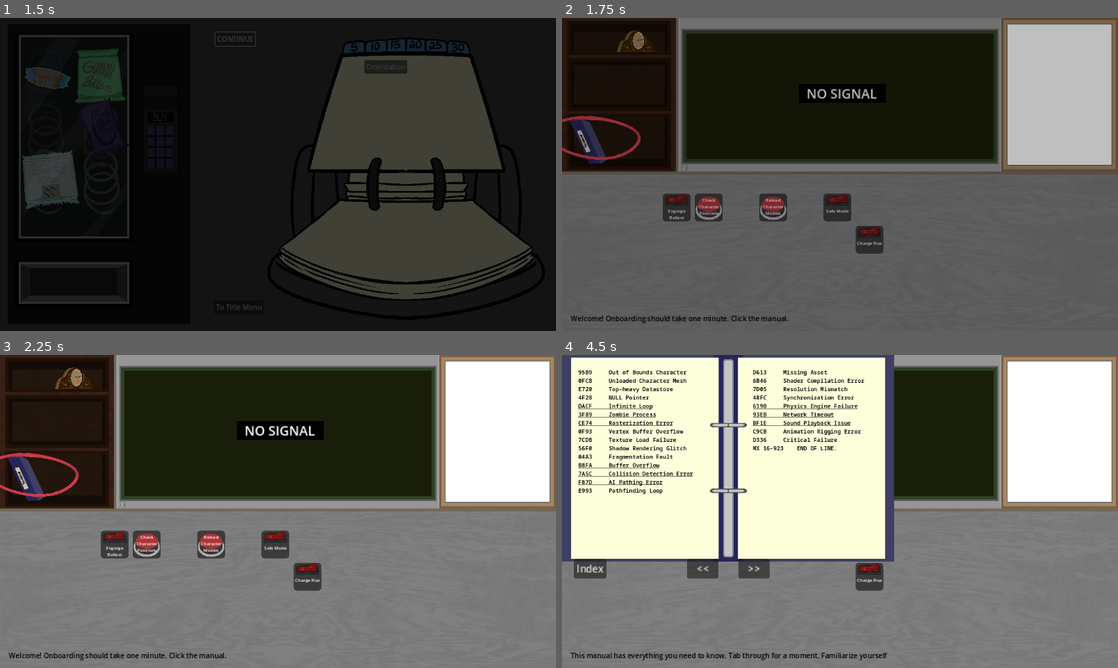
Above: before the commit, frames 1-4 (two rows, left to right).
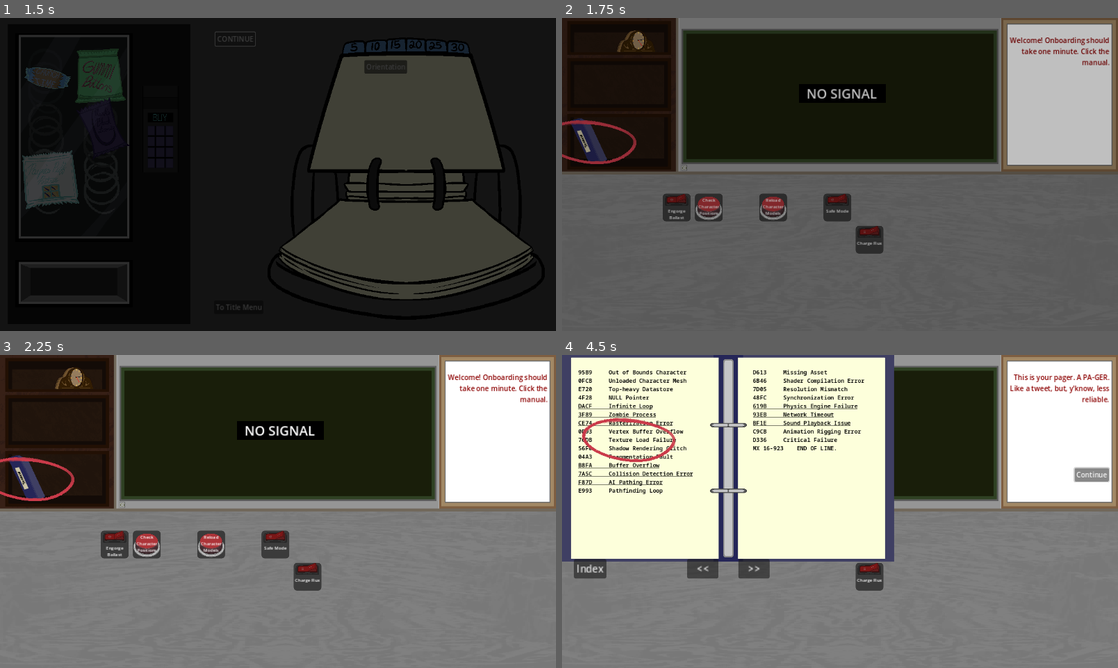
Above: after the commit, the same moments.

Repository: Carth501/team-ferret
Game: Godot game, scene res://scenes/main_menu.tscn
The game is run twice, just before and just after one commit, with the same random seed, the same clock (stepped at 60 frames per second) and the same inputs. Sound files missing from this copy of the repository are replaced by a short silence.
Inputs (mouse positions are in pixels of both pictures, inside the frame that each line leads up to):
- Up to frame 1 (1.5 s): click "NEW GAME" at 0.5 s; click "CONTINUE" at 1.25 s
- Up to frame 2 (1.75 s): no input
- Up to frame 3 (2.25 s): click (144, 545) at 2.02 s
- Up to frame 4 (4.5 s): click (589, 477) at 2.75 s; click (1090, 473) at 3.5 s, where only the run after the commit has a clickable "Continue"; click (1090, 473) at 4.25 s, where only the run after the commit has a clickable "Continue"

Frame 1 is identical in both runs. In frame 2, 1.3% of the frame differs, in the area x 0-99%, y 6-98%; in frame 3, 1.4%; in frame 4, 1.7%, in the area x 1-99%, y 6-98%.

Commit message:
fix tutorial completion, move text, rework flow

Diff:
--- a/data/control_list.json
+++ b/data/control_list.json
@@ -99,7 +99,7 @@
 		"label": "Nerf Best Mechanic",
 		"id": "C_NERF_MECH",
 		"type": "switch",
-		"offset": [2,2]
+		"offset": [3,2]
 	},
 	{
 		"label": "Fight for the users",
--- a/data/error_list.json
+++ b/data/error_list.json
@@ -18,7 +18,7 @@
 	  "pattern": [
 		{
 		  "id": "C_RELOAD_CHAR_MODELS"
-		}
+		},
 	  ],
 	  "hex": "0FCB"
 	},
@@ -52,6 +52,10 @@
 	  "pattern": [
 		{
 		  "id": "C_ENGORGE_BALLAST"
+		},
+		{
+		  "id": "C_NERF_MECH",
+		  "value": false
 		}
 	  ],
 	  "hex": "DACF"
@@ -61,11 +65,23 @@
 	  "id": "E_ZOMBIE_PROC",
 	  "pattern": [
 		{
+		  "id": "C_MUSIC",
+		  "value": true
+		},
+		{
+		  "id": "C_CHARGE_FLUX",
+		  "value": true
+		},
+		{
+		  "id": "C_CHARGE_FLUX",
+		  "value": false
+		},
+		{
+		  "id": "C_CHARGE_FLUX",
+		  "value": true
+		},
+		{
 		  "id": "C_LOC_HACKER"
-		},
-		{
-		  "id": "C_MUSIC",
-		  "value": true
 		}
 	  ],
 	  "hex": "3F89"
@@ -251,6 +267,13 @@
 		{
 		  "id": "C_SEED_GOT",
 		  "value": false
+		},
+		{
+		  "id": "C_GEN_ASCII"
+		},
+		{
+		  "id": "C_SEED_GOT",
+		  "value": true
 		}
 	  ],
 	  "hex": "93EB"
@@ -287,59 +310,56 @@
 	  "id": "E_CRIT_FAIL",
 	  "pattern": [
 		{
+		  "id": "C_SFX",
+		  "value": false
+		},
+		{
 		  "id": "C_SAFE_MODE",
 		  "value": true
 		},
 		{
-		  "id": "C_ENGORGE_BALLAST"
+		  "id": "C_MUSIC",
+		  "value": false
+		},
+		{
+		  "id": "C_RELOAD_CHAR_MODELS"
+		},
+		{
+		  "id": "C_DOWNLOAD_RAM"
+		},
+		{
+		  "id": "C_LIFEGUARD",
+		  "value": true
+		},
+		{
+		  "id": "C_DANCING",
+		  "value": false
+		},
+		{
+		  "id": "C_GEN_ASCII"
+		},
+		{
+		  "id": "C_SEED_GOT",
+		  "value": false
 		},
 		{
 		  "id": "C_CHECK_CHAR_POS"
 		},
 		{
+		  "id": "C_BAN_TROLLS"
+		},
+		{
+		  "id": "C_CHARGE_FLUX",
+		  "value": true
+		},
+		{
 		  "id": "C_RELOAD_MODELS"
 		},
 		{
-		  "id": "C_RELOAD_CHAR_MODELS"
-		},
-		{
-		  "id": "C_DOWNLOAD_RAM"
-		},
-		{
-		  "id": "C_LIFEGUARD",
-		  "value": true
-		},
-		{
-		  "id": "C_MUSIC",
-		  "value": false
-		},
-		{
-		  "id": "C_SFX",
-		  "value": false
-		},
-		{
-		  "id": "C_DANCING",
-		  "value": false
-		},
-		{
-		  "id": "C_GEN_ASCII"
-		},
-		{
-		  "id": "C_TORRENT_GOT"
-		},
-		{
-		  "id": "C_SEED_GOT",
-		  "value": false
-		},
-		{
-		  "id": "C_CHARGE_FLUX",
-		  "value": true
-		},
-		{
-		  "id": "C_BAN_TROLLS"
-		},
-		{
 		  "id": "C_LOC_HACKER"
+		},
+		{
+		  "id": "C_ENGORGE_BALLAST"
 		},
 		{
 		  "id": "C_NERF_MECH",
--- a/data/level_list.json
+++ b/data/level_list.json
@@ -11,7 +11,7 @@
 		"starting_cpc": 0,
 		"goal_cpc": 0,
 		"shift_duration": 45,
-		"error_freq": 0.1,
+		"error_freq": 0.05,
 		"errors": {
 		  "scheduled": [
 			{
@@ -45,9 +45,9 @@
 	  },
 	  "gameplay": {
 		"starting_cpc": 10,
-		"goal_cpc": 750,
-		"shift_duration": 45,
-		"error_freq": 0.1,
+		"goal_cpc": 500,
+		"shift_duration": 60,
+		"error_freq": 0.07,
 		"errors": {
 		  "scheduled": [
 			{
--- a/scenes/cubicle.tscn
+++ b/scenes/cubicle.tscn
@@ -744,6 +744,7 @@
 display = NodePath("../Cubicle/Background/GameScreen/Console/CpcMonitor")
 
 [node name="manual" parent="." instance=ExtResource("5_neuwc")]
+top_level = true
 offset_left = 18.0
 offset_top = 230.0
 offset_right = -1177.0
@@ -862,6 +863,7 @@
 [connection signal="new_active_error" from="ErrorFactory" to="pager" method="add_error"]
 [connection signal="update_active_error_count" from="ErrorFactory" to="CpcCalculator" method="update_error_count"]
 [connection signal="below_threshold" from="CpcCalculator" to="." method="failure"]
+[connection signal="reached_goal" from="CpcCalculator" to="." method="met_target_cpc"]
 [connection signal="update_cpc" from="CpcCalculator" to="ErrorFactory" method="set_cpc"]
 [connection signal="pressed" from="pause curtain/open_options" to="." method="on_options_pressed"]
 [connection signal="pressed" from="pause curtain/end shift" to="." method="end_level"]
--- a/scenes/tutorial.tscn
+++ b/scenes/tutorial.tscn
@@ -1,16 +1,14 @@
-
 [gd_scene load_steps=3 format=3 uid="uid://uphr5mmbg4ts"]
 
 [ext_resource type="Texture2D" uid="uid://ddsfh72ec28ml" path="res://assets/images/options/Shareholders Options SelectionPen.png" id="1_ibygx"]
-
 [ext_resource type="Script" path="res://scripts/tutorial.gd" id="1_mjtn5"]
 
 [node name="Tutorial" type="Control" node_paths=PackedStringArray("circle")]
 layout_mode = 3
-anchors_preset = 2
-anchor_top = 1.0
-anchor_bottom = 1.0
-grow_vertical = 0
+anchors_preset = 1
+anchor_left = 1.0
+anchor_right = 1.0
+grow_horizontal = 0
 mouse_filter = 1
 script = ExtResource("1_mjtn5")
 circle = NodePath("Circle")
--- a/scripts/cubicle.gd
+++ b/scripts/cubicle.gd
@@ -235,12 +235,10 @@
 			timer.paused = false
 
 func end_level():
-	var save_handler = get_node("/root/save_handler_single")
-	save_handler.shift_to_game_menu()
+	save_handler_single.shift_to_game_menu()
 
 func complete_level():
-	var save_handler = get_node("/root/save_handler_single")
-	save_handler.level_complete(current_level.metadata.id)
+	save_handler_single.level_complete(current_level.metadata.id)
 
 func create_danger_timer(duration: float):
 	var danger_timer = Timer.new()
@@ -280,12 +278,10 @@
 	options_menu.exit_options_menu.connect(on_exit_options_menu)
 
 func on_options_pressed():
-	#pause_curtain.visible = false
 	options_menu.set_process(true)
 	options_menu.visible = true
 
 func on_exit_options_menu() -> void:
-	#pause_curtain.visible = true
 	options_menu.visible = false
 
 func tutorial_init():
--- a/scripts/pager.gd
+++ b/scripts/pager.gd
@@ -15,7 +15,8 @@
 
 func add_error(new_error):
 	error_hexes.append(new_error.hex)
-	set_display(error_hexes.size() - 1)
+	if(error_hexes.size() == 1):
+		set_display(error_hexes.size() - 1)
 
 func set_display(value: int):
 	if(check_display_conditions(value)):
--- a/scripts/settings.gd
+++ b/scripts/settings.gd
@@ -26,7 +26,7 @@
 		master_volume.value = config.get_value(sound, "master_volume")
 		music_volume.value = config.get_value(sound, "music_volume")
 		effects_volume.value = config.get_value(sound, "effects_volume")
-		fullscreen = config.get_value(graphic,"fullscreen")
+		fullscreen = config.get_value(graphic, "fullscreen")
 		apply_volumes()
 		apply_graphics()
 
--- a/scripts/tutorial.gd
+++ b/scripts/tutorial.gd
@@ -3,20 +3,29 @@
 var cubicle_instance: cubicle
 @onready var textbox: Label = Label.new()
 @export var circle: TextureRect
+@onready var continue_button: Button = Button.new()
 
 func set_cubicle(cubicle_ref: cubicle):
 	set_up_textbox()
+	set_up_continue_button()
 	cubicle_instance = cubicle_ref
 	hide_stuff()
 	step1()
 
+func set_up_continue_button():
+	continue_button.text = "Continue"
+	add_child(continue_button)
+	continue_button.position = Vector2(-100, 260)
+
 func set_up_textbox():
 	textbox.mouse_filter = 1
-	textbox.size = Vector2(200, 40)
+	textbox.size = Vector2(240, 400)
 	add_child(textbox)
 	textbox.label_settings = LabelSettings.new()
-	textbox.label_settings.font_color = Color.BLACK
-	textbox.position = Vector2(20, -40)
+	textbox.label_settings.font_color = Color.DARK_RED
+	textbox.position = Vector2(20, 40)
+	textbox.layout_direction = Control.LAYOUT_DIRECTION_RTL
+	textbox.autowrap_mode = TextServer.AUTOWRAP_WORD
 
 func hide_stuff():
 	cubicle_instance.stop_timers()
@@ -27,61 +36,67 @@
 
 func step1():
 	textbox.text = "Welcome! Onboarding should take one minute. Click the manual."
-	circle.position = Vector2(-40, -500)
+	circle.position = Vector2(-1330, 230)
+	continue_button.visible = false
 	cubicle_instance.manual_instance.manual_open.connect(step2)
 
 func step2():
 	cubicle_instance.manual_instance.manual_open.disconnect(step2)
-	textbox.text = "This manual has everything you need to know. Tab through for a moment. Familiarize yourself"
+	textbox.text = "This manual has everything you need to know. Tab through for a moment. Familiarize yourself. Move it around."
 	circle.visible = false
-	var timer = tutorial_timer(10)
-	timer.timeout.connect(step3)
+	continue_button.visible = true
+	continue_button.pressed.connect(step3)
 
 func step3():
 	textbox.text = "Moving on. Each error will need to be resolved ASAP. Don't slouch. If players see errors, they will stop playing."
-	var timer = tutorial_timer(10)
-	timer.timeout.connect(step4)
+	continue_button.pressed.disconnect(step3)
+	continue_button.pressed.connect(step4)
 
 func step4():
 	textbox.text = "This is your pager. A PA-GER. Like a tweet, but, y'know, less reliable."
 	cubicle_instance.pager_ref.visible = true
-	circle.position = Vector2(0, -580)
+	circle.position = Vector2(-1240, 140)
 	circle.visible = true
-	var timer = tutorial_timer(7)
-	timer.timeout.connect(step5)
+	continue_button.pressed.disconnect(step4)
+	continue_button.pressed.connect(step5)
 
 func step5():
-	circle.visible = false
 	textbox.text = "Here's an error. Fix it."
+	continue_button.pressed.disconnect(step5)
+	continue_button.visible = false
 	cubicle_instance.error_factory_controller.generate_new_error(0)
 	cubicle_instance.error_factory_controller.update_active_error_count.connect(step6)
 
 func step6(error_count: int):
 	if(error_count == 0):
+		circle.visible = false
 		cubicle_instance.error_factory_controller.update_active_error_count.disconnect(step6)
 		textbox.text = "You need to be faster."
-		var timer = tutorial_timer(5)
-		timer.timeout.connect(step7)
+		continue_button.visible = true
+		continue_button.text = "Sorry"
+		continue_button.pressed.connect(step7)
 
 func step7():
+	continue_button.pressed.disconnect(step7)
 	textbox.text = "We will only be hiring you for a few minutes at a time."
-	var timer = tutorial_timer(5)
-	timer.timeout.connect(step8)
+	continue_button.text = "Continue"
+	continue_button.pressed.connect(step8)
 
 func step8():
 	textbox.text = "Get our player count over a target we give you or you are fired."
-	var timer = tutorial_timer(5)
-	timer.timeout.connect(step9)
+	continue_button.pressed.disconnect(step8)
+	continue_button.pressed.connect(step9)
 
 func step9():
 	textbox.text = "Here's your clock. Don't be late."
 	cubicle_instance.start_timers()
+	continue_button.visible = false
 	cubicle_instance.level_clock_handler.visible = true
 
 func tutorial_timer(duration: float) -> Timer:
 	var timer := self_destruct_timer.new()
 	add_child(timer)
-	timer.wait_time = 10
+	timer.wait_time = duration
 	timer.one_shot = true
 	timer.start()
 	return timer
